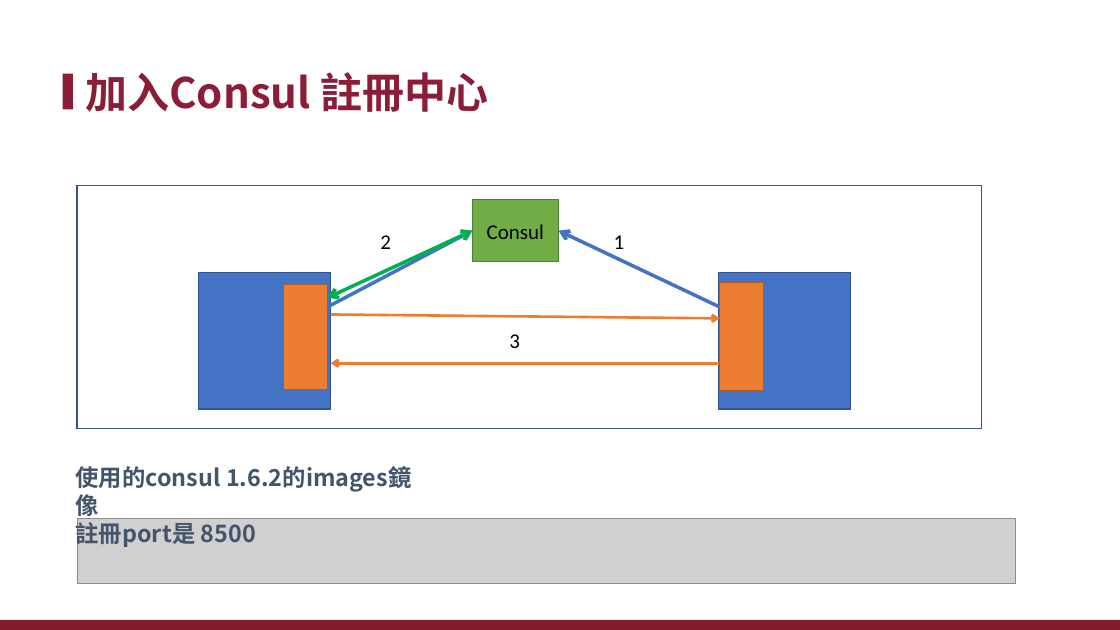
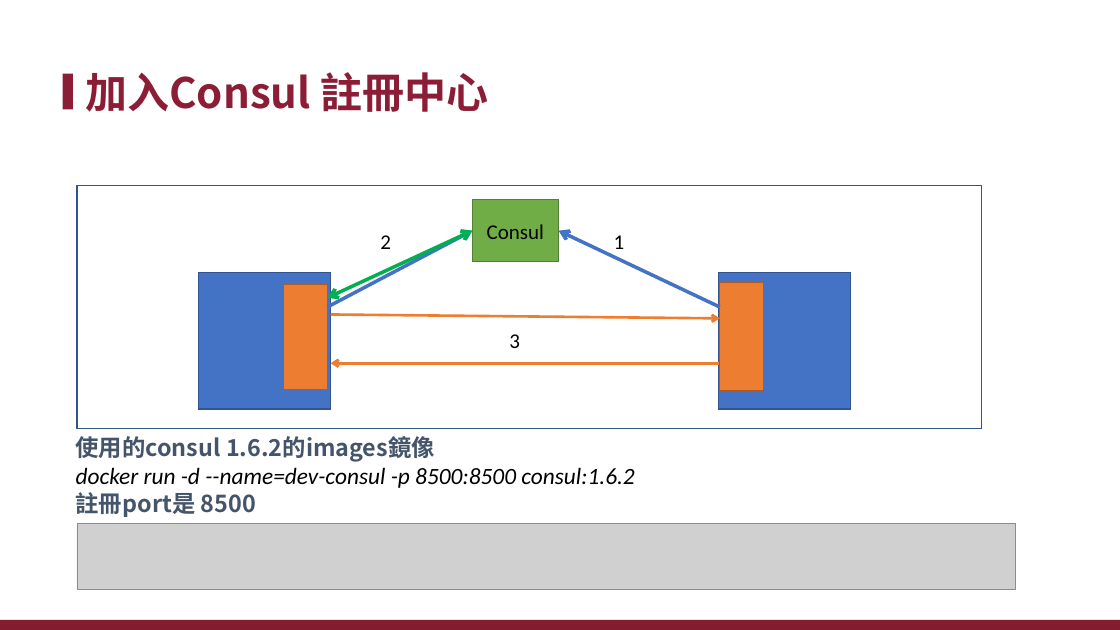
Before and after one commit to xiauchen/5__gRPC, a slide deck: slide 30 of 空白PPT.pptx. Drawn at 1120x630 pixels with LibreOffice and Linux fonts; fonts in the diff are those of the drawing; grey boxes stand for pictures; background and template pictures are left out. Boxes give left, top, right and bottom in pixels: in the first picture for what was removed or moved away, otherwise in the second. Text is boxed around its words. In the diff, an @@ line names an element or a change of style, - is before the commit and + after.

```diff
--- a/空白PPT.pptx
+++ b/空白PPT.pptx
@@ text "使用的consul 1.6.2的images鏡像": place and size @@
-text "使用的consul 1.6.2的images鏡像" at <box>76,466,412,548</box>
+text "使用的consul 1.6.2的images鏡像" at <box>76,436,634,517</box>
@@ text at <box>76,467,634,488</box>: paragraph added @@
+docker run -d --name=dev-consul -p 8500:8500 consul:1.6.2
@@ picture: place and size @@
-picture at <box>77,518,1016,584</box>
+picture at <box>77,524,1016,590</box>
```
Also in this commit, not shown: 21 other files.
